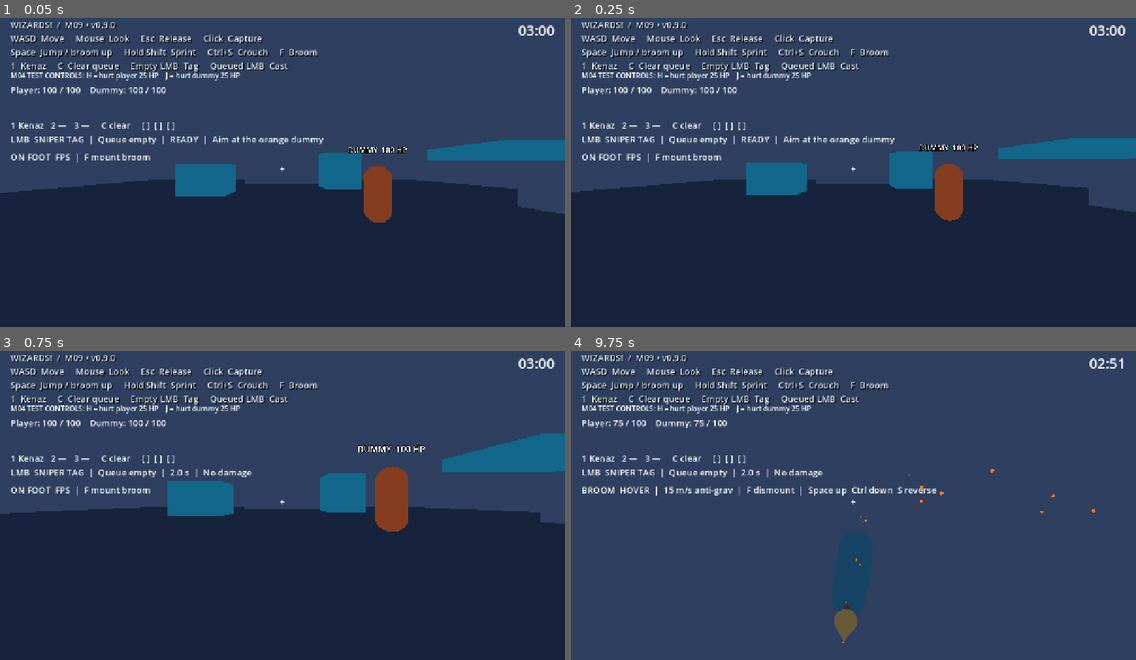
Above: before the commit, frames 1-4 (two rows, left to right).
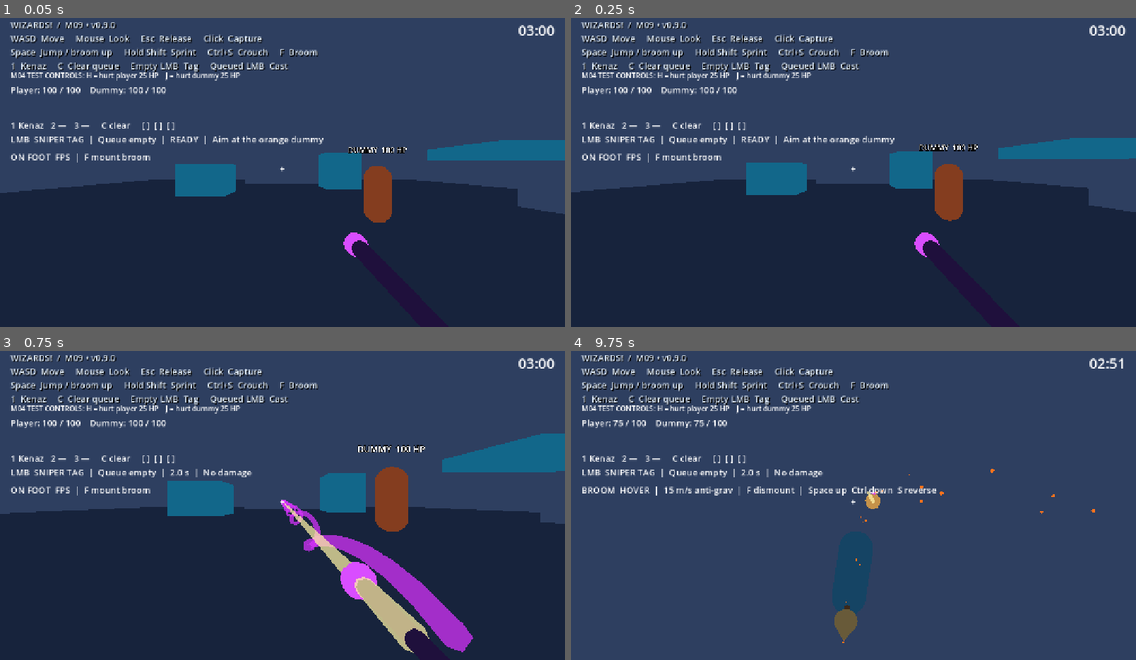
Above: after the commit, the same moments.

Repository: Addersoft/MAGICIDE-
Game: Godot game, scene res://scenes/boot/main.tscn
Two runs of this game, one before a commit and one after it. Both use one fixed random seed, a clock stepped at 60 frames per second and the inputs below.
Inputs (mouse positions are in pixels of both pictures, inside the frame that each line leads up to):
- Up to frame 1 (0.05 s): no input
- Up to frame 2 (0.25 s): no input
- Up to frame 3 (0.75 s): tap Enter at 0.5 s; move the mouse to (310, 499) at 0.52 s; hold W (move_forward) from 0.53 s (still down); hold Ctrl (crouch_modifier) from 0.53 s (still down); click (310, 499) at 0.67 s
- Up to frame 4 (9.75 s): tap Space (jump) at 0.77, 1.52, 3.02, 3.77, 4.52, 5.75, 6.02, 6.77, 7.52, 9.02 s; move the mouse to (825, 502) at 1.27 s; release Ctrl (crouch_modifier) at 1.28 s; tap F (mount_broom) at 1.35 s; move the mouse to (864, 496) at 2.02 s; hold Right mouse button (parkour_glide) 2.03-2.78 s; move the mouse to (847, 505) at 2.77 s; tap Alt (parkour_slide) at 2.85 s; click (847, 505) at 2.92 s; move the mouse to (893, 505) at 3.52 s; press the mouse at (893, 505) at 3.53 s; move the mouse to (808, 496) at 4.27 s; release the mouse at (808, 496) at 4.28 s; tap 1 (rune_1) at 4.35 s; move the mouse to (859, 502) at 5.02 s; hold 2 (rune_2) 5.03-5.78 s; click (859, 502) at 5.17 s; move the mouse to (830, 496) at 5.77 s; release W (move_forward) at 5.78 s; hold D (move_right) 5.78-6.53 s; tap 3 (rune_3) at 5.85 s; move the mouse to (881, 499) at 6.52 s; hold C (rune_clear) 6.53-7.28 s; hold W (move_forward) 6.53-8.78 s; move the mouse to (825, 502) at 7.27 s; tap Shift (sprint) at 7.35 s; click (825, 502) at 7.42 s; move the mouse to (864, 496) at 8.02 s; hold J (test_hurt_dummy) 8.03-8.78 s; tap Enter at 8.75 s; move the mouse to (847, 505) at 8.77 s; hold A (move_left) 8.78-9.53 s; tap H (test_hurt_player) at 8.85 s; move the mouse to (893, 505) at 9.52 s; hold W (move_forward) from 9.53 s (still down); hold Ctrl (crouch_modifier) from 9.53 s (still down); click (893, 505) at 9.67 s

The runs differ from the first frame. In frame 1, 0.1% of the frame differs, in the area x 60-66%, y 69-78%; in frame 2, 0.1%; in frame 3, 4.2%, in the area x 49-84%, y 48-98%; in frame 4, 0.1%.

Commit message:
Combat: muzzle origin + last_hit for beam; player.tscn wires WandPresentation

Diff:
--- a/scenes/player/player.tscn
+++ b/scenes/player/player.tscn
@@ -13,6 +13,7 @@
 [ext_resource type="Script" path="res://scripts/camera/broom_camera.gd" id="12"]
 [ext_resource type="Script" path="res://scripts/movement/traversal_probe.gd" id="13"]
 [ext_resource type="Script" path="res://scripts/movement/parkour_motor.gd" id="14"]
+[ext_resource type="Script" path="res://scripts/vfx/wand_presentation.gd" id="15"]
 [sub_resource type="CapsuleShape3D" id="Capsule"]
 radius=0.35
 height=1.8
@@ -85,3 +86,6 @@
 script=ExtResource("13")
 [node name="ParkourMotor" type="Node" parent="."]
 script=ExtResource("14")
+
+[node name="WandPresentation" type="Node3D" parent="."]
+script=ExtResource("15")
--- a/scripts/combat/combat_controller.gd
+++ b/scripts/combat/combat_controller.gd
@@ -1,14 +1,18 @@
 extends Node
 ## Local attack authority. Empty queue is Tag; Kenaz-only queues are the M08 spell.
+## Presentation: last_origin / last_hit feed WandPresentation + SpiralBeam (no damage authority there).
 signal combat_reset
 signal shot_resolved(hit_position: Vector3, damage: float)
 signal cast_failed(reason: String)
 const TAG_DAMAGE: float = 12.0
 const TAG_COOLDOWN: float = 2.0
-const QUERY_RANGE: float = 1000.0 # Covers the bounded 40 m arena; no damage falloff.
+const QUERY_RANGE: float = 1000.0
 const KNOCKBACK_SPEED: float = 5.0
+const MUZZLE_LOCAL := Vector3(0.22, -0.23, -0.57)
 var cooldown_remaining: float = 0.0
 var last_kind: String = "tag"
+var last_origin: Vector3 = Vector3.ZERO
+var last_hit: bool = false
 var _pending: bool = false
 @onready var actor: CharacterBody3D = get_parent()
 @onready var health = actor.get_node("Health")
@@ -61,13 +65,26 @@
 		rune_queue.consume()
 	last_kind = kind
 	cooldown_remaining = TAG_COOLDOWN
-	# Aim from the eye View so a chase camera cannot fire from 4 m behind the caster.
 	var origin: Vector3 = aim.global_position
 	var direction: Vector3 = -aim.global_basis.z
 	var endpoint: Vector3 = origin + direction * QUERY_RANGE
 	var query := PhysicsRayQueryParameters3D.create(origin, endpoint, 3, [actor.get_rid()])
 	query.hit_from_inside = true
 	var hit: Dictionary = actor.get_world_3d().direct_space_state.intersect_ray(query)
+	var muzzle: Vector3 = aim.to_global(MUZZLE_LOCAL)
+	var near_query := PhysicsRayQueryParameters3D.create(origin, muzzle, 3, [actor.get_rid()])
+	near_query.hit_from_inside = true
+	var near_hit: Dictionary = actor.get_world_3d().direct_space_state.intersect_ray(near_query)
+	last_origin = muzzle
+	if not near_hit.is_empty():
+		hit = near_hit
+		last_origin = origin
+	else:
+		var aim_point: Vector3 = hit.position if not hit.is_empty() else endpoint
+		var muzzle_query := PhysicsRayQueryParameters3D.create(muzzle, aim_point + direction * 0.02, 3, [actor.get_rid()])
+		muzzle_query.hit_from_inside = true
+		hit = actor.get_world_3d().direct_space_state.intersect_ray(muzzle_query)
+	last_hit = not hit.is_empty()
 	var applied: float = 0.0
 	var damage: float = float(recipe.get("damage", TAG_DAMAGE))
 	if not hit.is_empty():
@@ -85,5 +102,7 @@
 	_pending = false
 	cooldown_remaining = 0.0
 	last_kind = "tag"
+	last_origin = Vector3.ZERO
+	last_hit = false
 	rune_queue.clear()
 	combat_reset.emit()
Not shown: 1 places in scenes/player/player.tscn that only renumber resources
